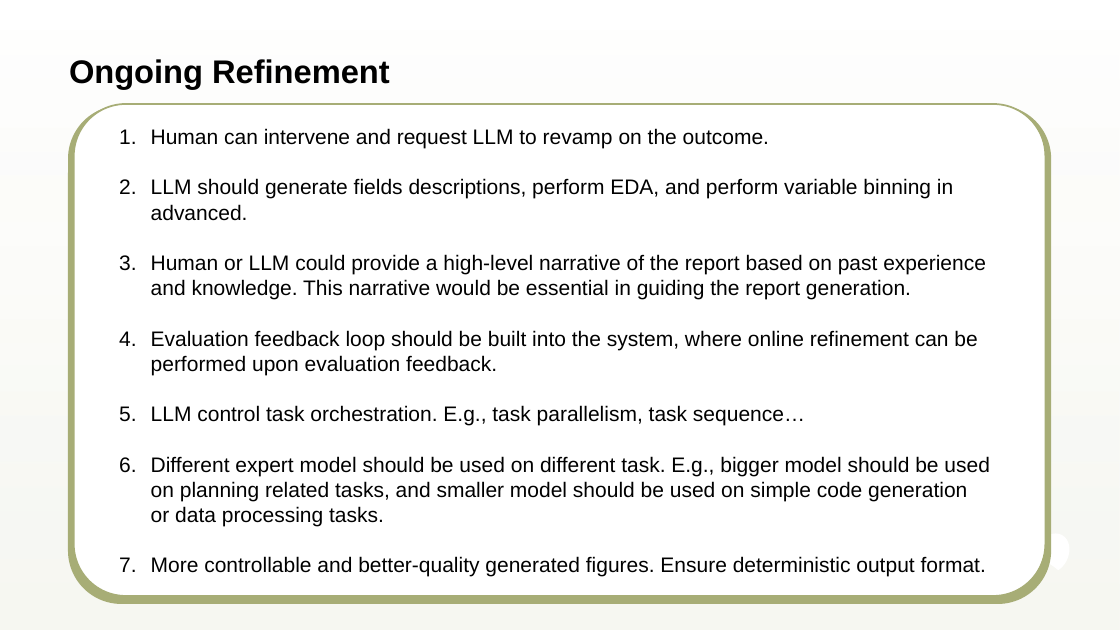
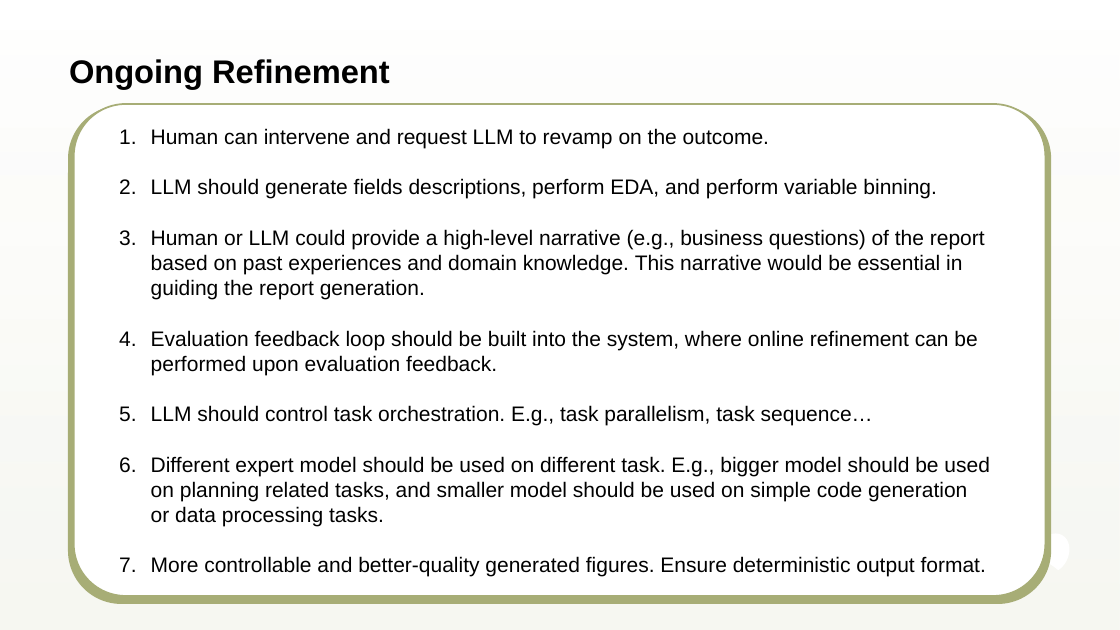
Before and after one commit to weijen17/ReportGenerationAsgn, a slide deck: slide 8 of misc/Executive_Summary_Slides.pptx. Drawn at 1120x630 pixels with LibreOffice and Linux fonts; fonts in the diff are those of the drawing. Boxes give left, top, right and bottom in pixels: in the first picture for what was removed or moved away, otherwise in the second. Text is boxed around its words. In the diff, an @@ line names an element or a change of style, - is before the commit and + after.

```diff
--- a/misc/Executive_Summary_Slides.pptx
+++ b/misc/Executive_Summary_Slides.pptx
@@ text at [151, 178, 985, 300]: text changed @@
-2. LLM should generate fields descriptions, perform EDA, and perform variable binning in advanced.
-3. Human or LLM could provide a high-level narrative of the report based on past experience and knowledge. This narrative would be essential in guiding the report generation.
+2. LLM should generate fields descriptions, perform EDA, and perform variable binning.
+3. Human or LLM could provide a high-level narrative (e.g., business questions) of the report based on past experiences and domain knowledge. This narrative would be essential in guiding the report generation.
@@ text at [151, 405, 873, 426]: text changed @@
-5. LLM control task orchestration. E.g., task parallelism, task sequence…
+5. LLM should control task orchestration. E.g., task parallelism, task sequence…
```
Also in this commit, not shown: 5 other slides changed.
